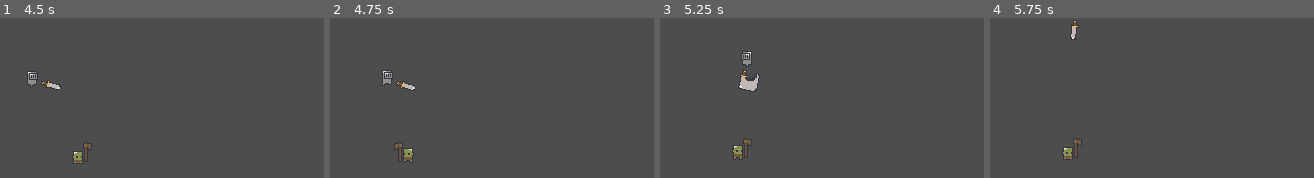
Above: before the commit, frames 1-4 (left to right).
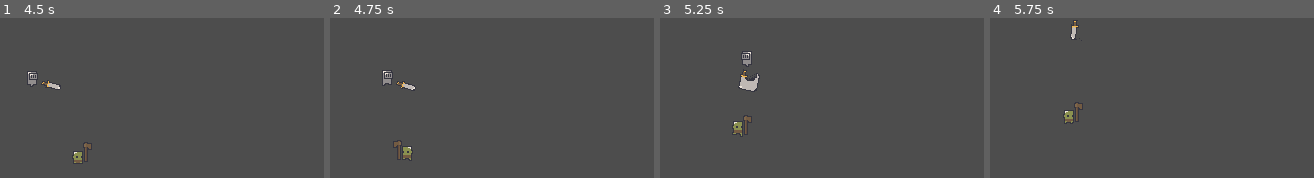
Above: after the commit, the same moments.

Repository: bbenefield89/realm-runners
Game: Godot game, scene res://Scenes/MainScene.tscn
Same seed, same stepped clock (60 frames per second), same inputs: the game is played once before the commit and once after it.
Inputs (mouse positions are in pixels of both pictures, inside the frame that each line leads up to):
- Up to frame 1 (4.5 s): move the mouse to (outside the picture) at 0.52 s; hold W (walk_up) 0.53-2.03 s; click (outside the picture) at 0.6 s; move the mouse to (outside the picture) at 1.27 s; right-click (outside the picture) at 1.35 s; move the mouse to (12, 118) at 2.02 s; hold A (walk_left) 2.03-3.53 s; click (12, 118) at 2.1 s; move the mouse to (191, 162) at 2.77 s; right-click (191, 162) at 2.85 s; move the mouse to (87, 90) at 3.52 s; hold S (walk_down) 3.53-4.28 s; click (87, 90) at 3.6 s; move the mouse to (278, 147) at 4.27 s; hold D (walk_right) from 4.28 s (still down); right-click (278, 147) at 4.35 s
- Up to frame 2 (4.75 s): keep holding D (walk_right)
- Up to frame 3 (5.25 s): move the mouse to (721, 176) at 5.02 s; release D (walk_right) at 5.03 s; hold W (walk_up) from 5.03 s (still down); click (721, 176) at 5.1 s
- Up to frame 4 (5.75 s): keep holding W (walk_up)

Frame 1 is identical in both runs. In frame 2, 0.3% of the frame differs, in the area x 19-26%, y 76-90%; in frame 3, 0.5%, in the area x 22-29%, y 61-89%; in frame 4, 0.5%.

Commit message:
Enemies will chase players while in aggro area

Diff:
--- a/Scenes/MainScene.tscn
+++ b/Scenes/MainScene.tscn
@@ -10,4 +10,3 @@
 
 [node name="Goblin_0" parent="." instance=ExtResource("2_81uar")]
 position = Vector2(169, 134)
-movement_speed = 10
--- a/Scripts/Creatures/Enemies/EnemyController.gd
+++ b/Scripts/Creatures/Enemies/EnemyController.gd
@@ -126,3 +126,4 @@
 func _on_melee_attack_area_body_exited(body: Node2D) -> void:
 	if body is PlayerController:
 		is_colliding_with_player = false
+		curr_movement_state = MovementStates.CHASING
